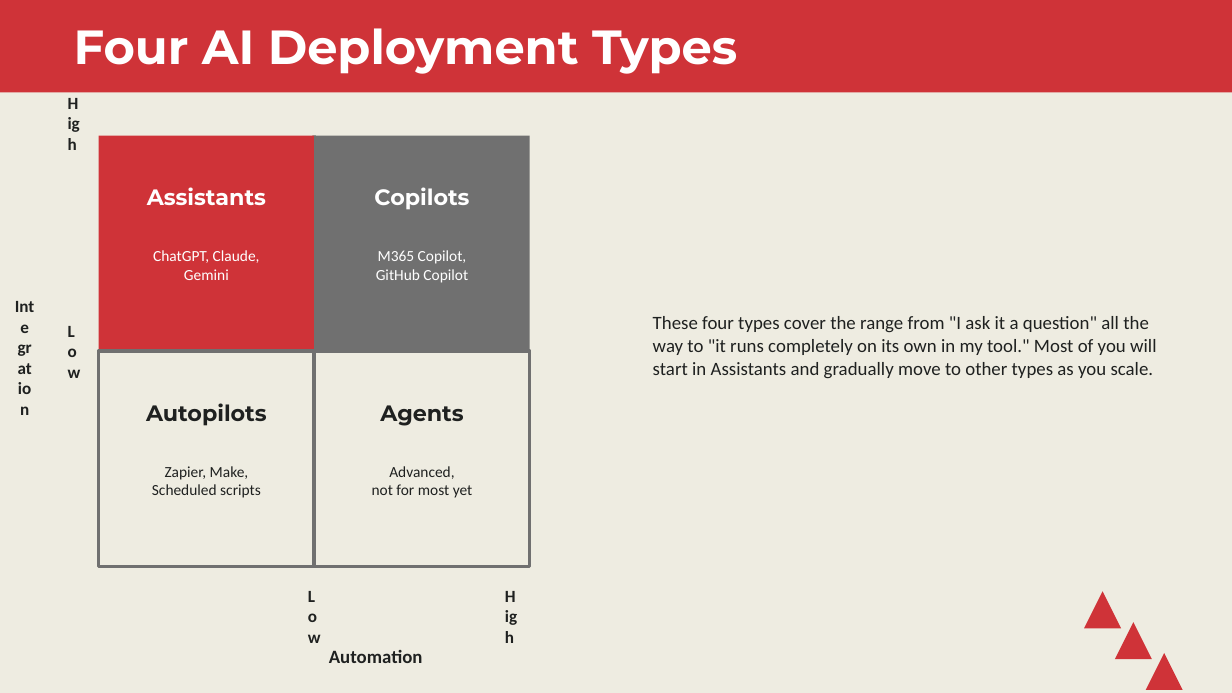
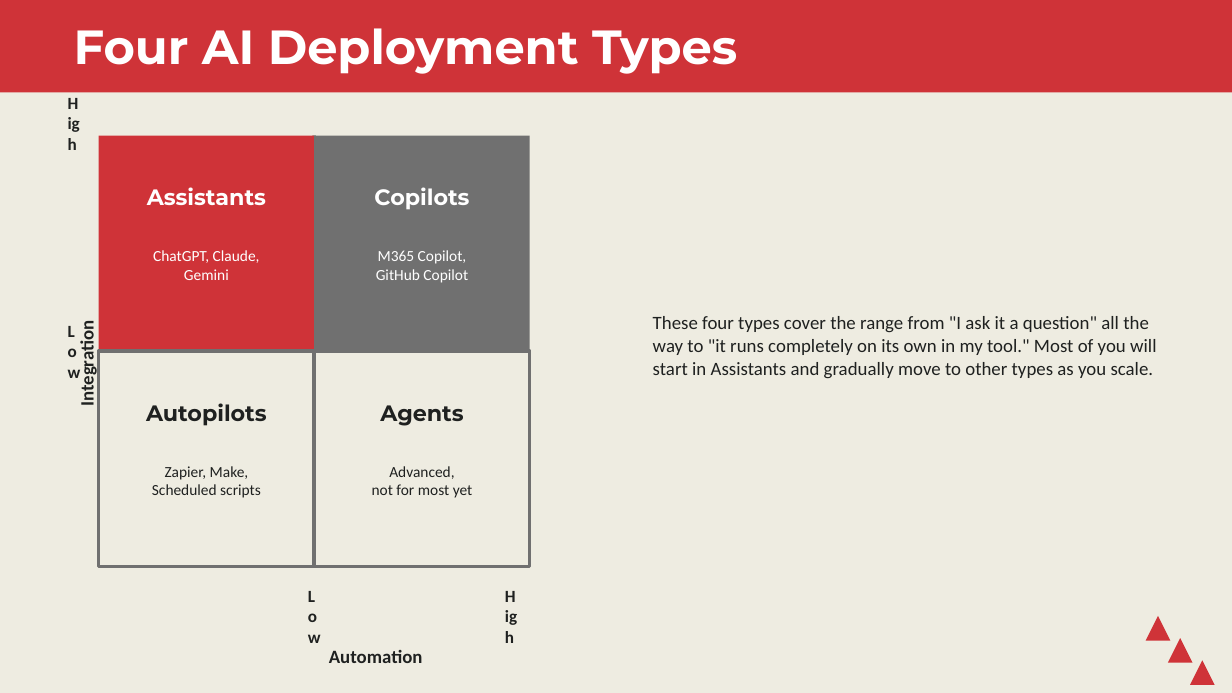
Before and after one commit to stringfestdata/map-excel-workflows-to-ai, a slide deck: slide 15 of workshop-slides.pptx. Drawn at 1232x693 pixels with LibreOffice and Linux fonts; fonts in the diff are those of the drawing. Boxes give left, top, right and bottom in pixels: in the first picture for what was removed or moved away, otherwise in the second. Text is boxed around its words. In the diff, an @@ line names an element or a change of style, - is before the commit and + after.

```diff
--- a/workshop-slides.pptx
+++ b/workshop-slides.pptx
@@ text "Integration" at bbox=[76, 328, 99, 405]: rotation 0 to 270 degrees @@
@@ text at bbox=[76, 328, 99, 405]: text changed; size 10 to 11 pt @@
-Int
-e
-gr
-at
-io
-n
+Integration
@@ triangle: place and size @@
-triangle at bbox=[1084, 591, 1121, 628]
+triangle at bbox=[1146, 616, 1170, 641]
@@ triangle: place and size @@
-triangle at bbox=[1115, 622, 1152, 659]
+triangle at bbox=[1168, 638, 1193, 663]
@@ triangle: place and size @@
-triangle at bbox=[1146, 653, 1183, 690]
+triangle at bbox=[1190, 660, 1215, 685]
```
Also in this commit, not shown: 20 other slides changed, 2 slides added, 1 slide removed, 6 other files.
